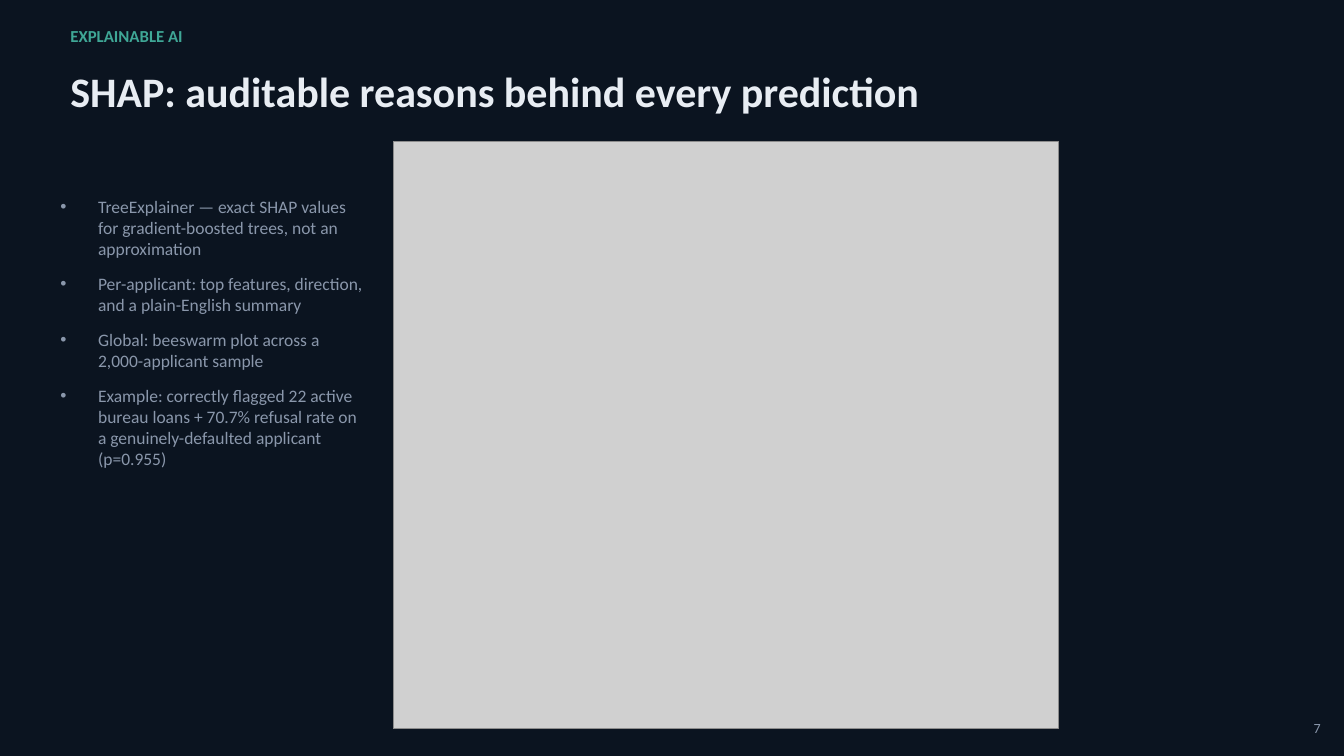
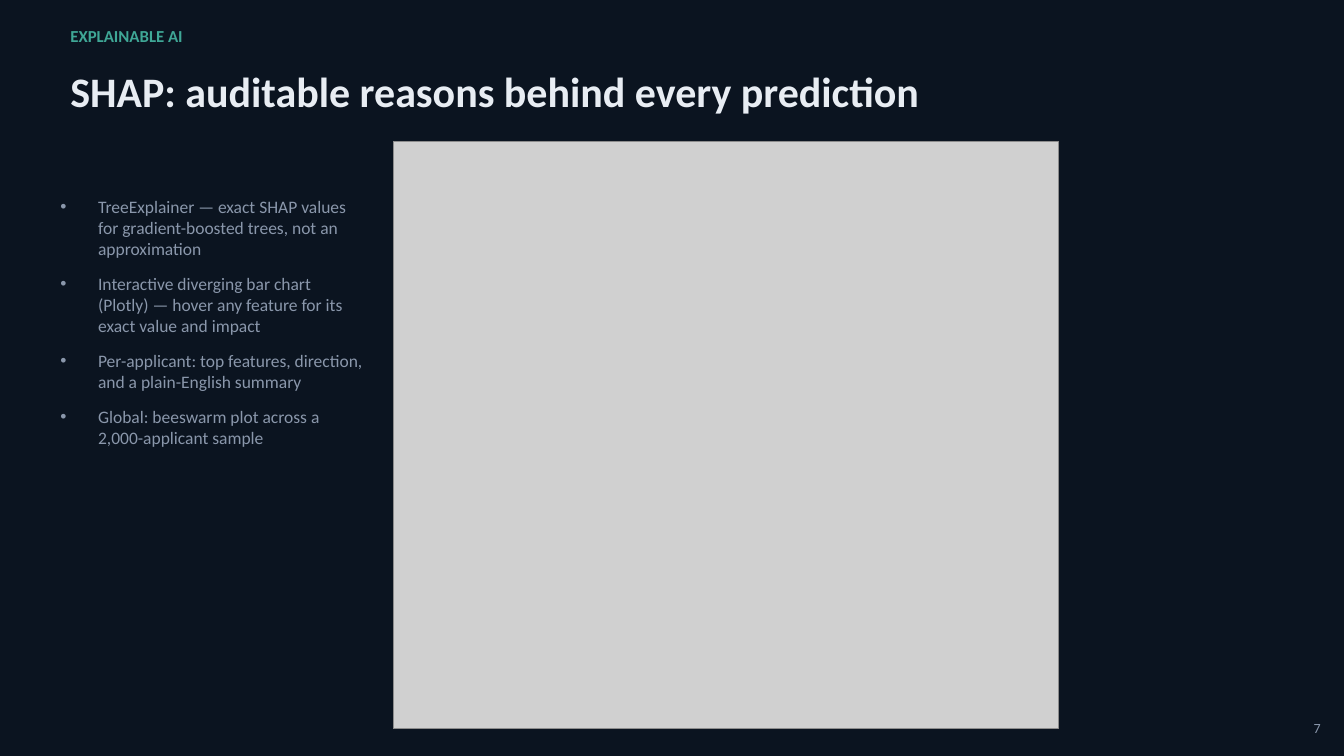
Before and after one commit to malavika-krishna24/credit-risk-platform, a slide deck: slide 7 of documents/Credit_Risk_Platform_Presentation.pptx. Drawn at 1344x756 pixels with LibreOffice and Linux fonts; fonts in the diff are those of the drawing; grey boxes stand for pictures. Boxes give left, top, right and bottom in pixels: in the first picture for what was removed or moved away, otherwise in the second. Text is boxed around its words. In the diff, an @@ line names an element or a change of style, - is before the commit and + after.

```diff
--- a/documents/Credit_Risk_Platform_Presentation.pptx
+++ b/documents/Credit_Risk_Platform_Presentation.pptx
@@ text at (98, 278, 343, 335): paragraph added @@
+• Interactive diverging bar chart (Plotly) — hover any feature for its exact value and impact
@@ text at (98, 390, 356, 468): paragraph removed @@
-• Example: correctly flagged 22 active bureau loans + 70.7% refusal rate on a genuinely-defaulted applicant (p=0.955)
```
Also in this commit, not shown: 2 other slides changed, 9 other files.
